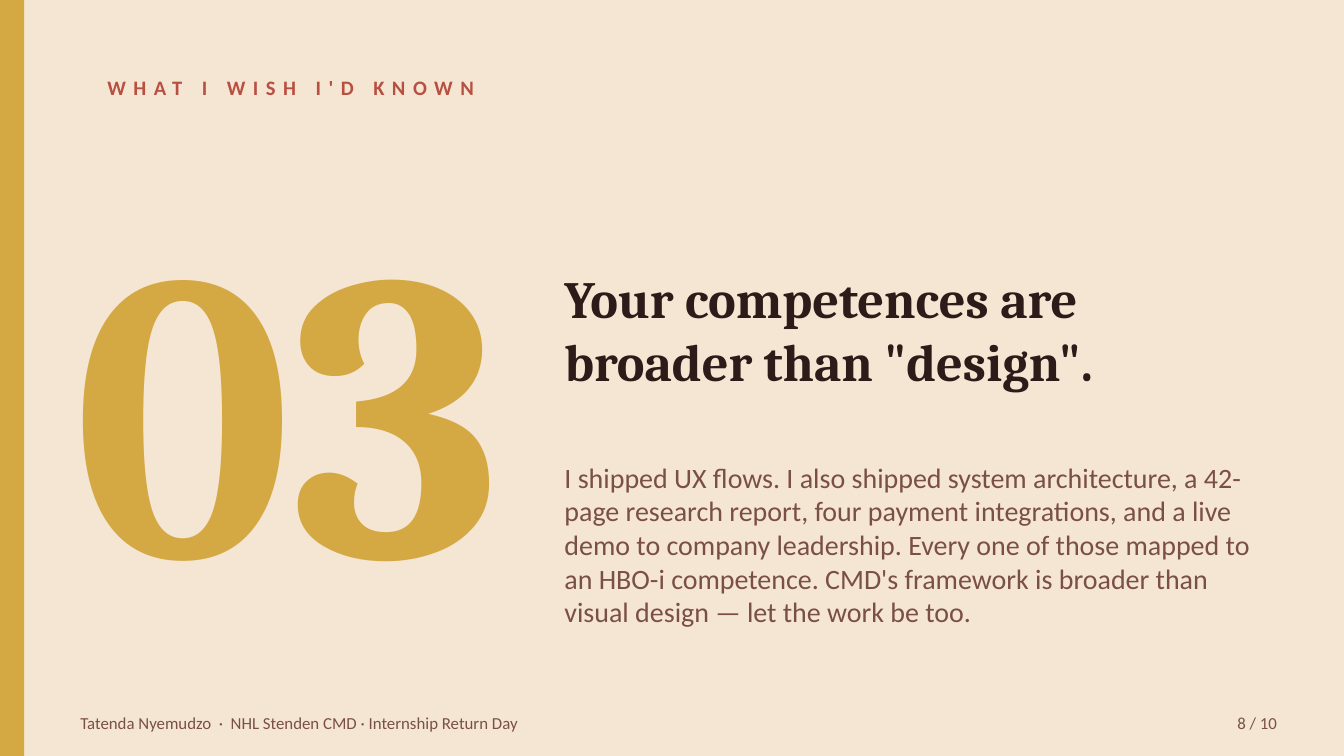
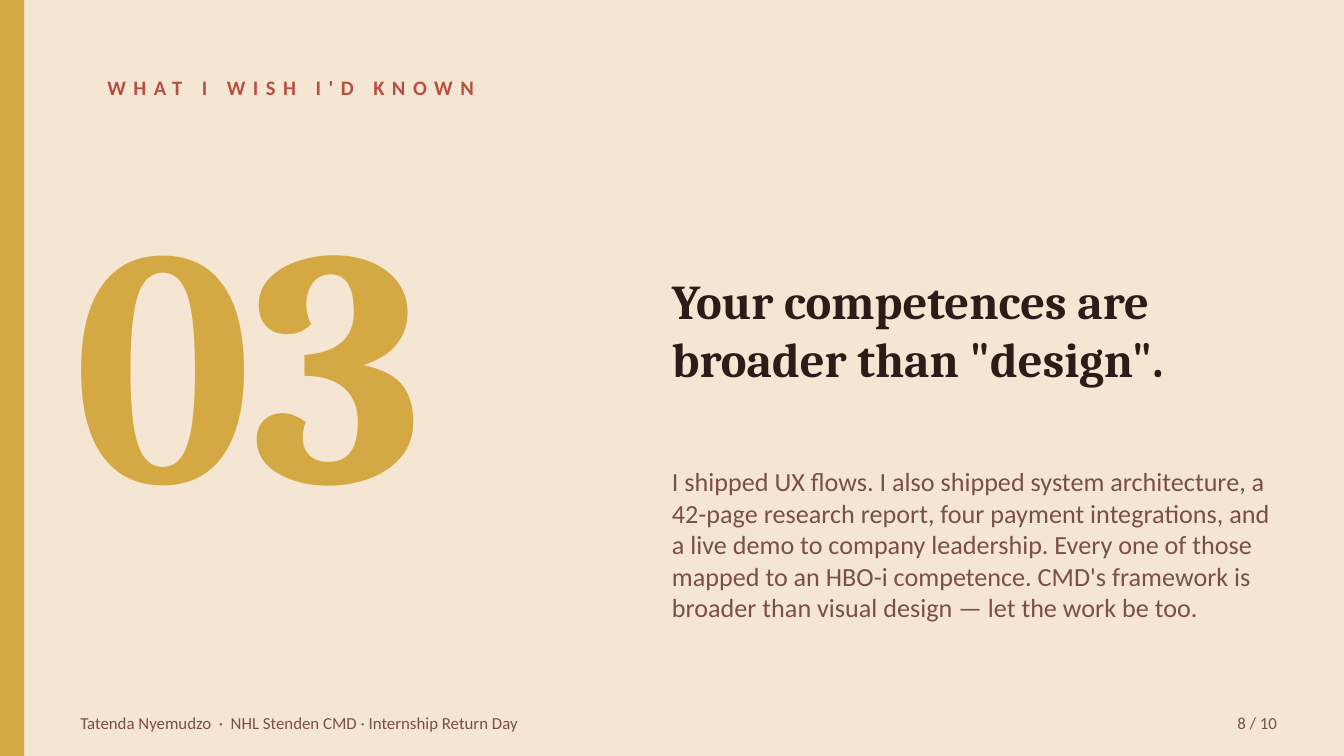
Before and after one commit to muudzo/livestockl, a slide deck: slide 8 of deliverables/internship-return/internship-return-day.pptx. Drawn at 1344x756 pixels with LibreOffice and Linux fonts; fonts in the diff are those of the drawing. Boxes give left, top, right and bottom in pixels: in the first picture for what was removed or moved away, otherwise in the second. Text is boxed around its words. In the diff, an @@ line names an element or a change of style, - is before the commit and + after.

```diff
--- a/deliverables/internship-return/internship-return-day.pptx
+++ b/deliverables/internship-return/internship-return-day.pptx
@@ text "03" at [74,255,424,486]: size 220 to 180 pt @@
@@ text "Your competences are broader than ...": place and size @@
-text "Your competences are broader than ..." at [564,283,1092,393]
+text "Your competences are broader than ..." at [672,286,1164,388]
@@ text "Your competences are broader than ..." at [672,286,1164,388]: size 28 to 26 pt @@
@@ text "I shipped UX flows. I ...": place and size @@
-text "I shipped UX flows. I ..." at [564,468,1250,627]
+text "I shipped UX flows. I ..." at [672,473,1269,622]
@@ text "I shipped UX flows. I ..." at [672,473,1269,622]: size 15 to 14 pt @@
```
Also in this commit, not shown: 3 other slides changed, 1 other file.
